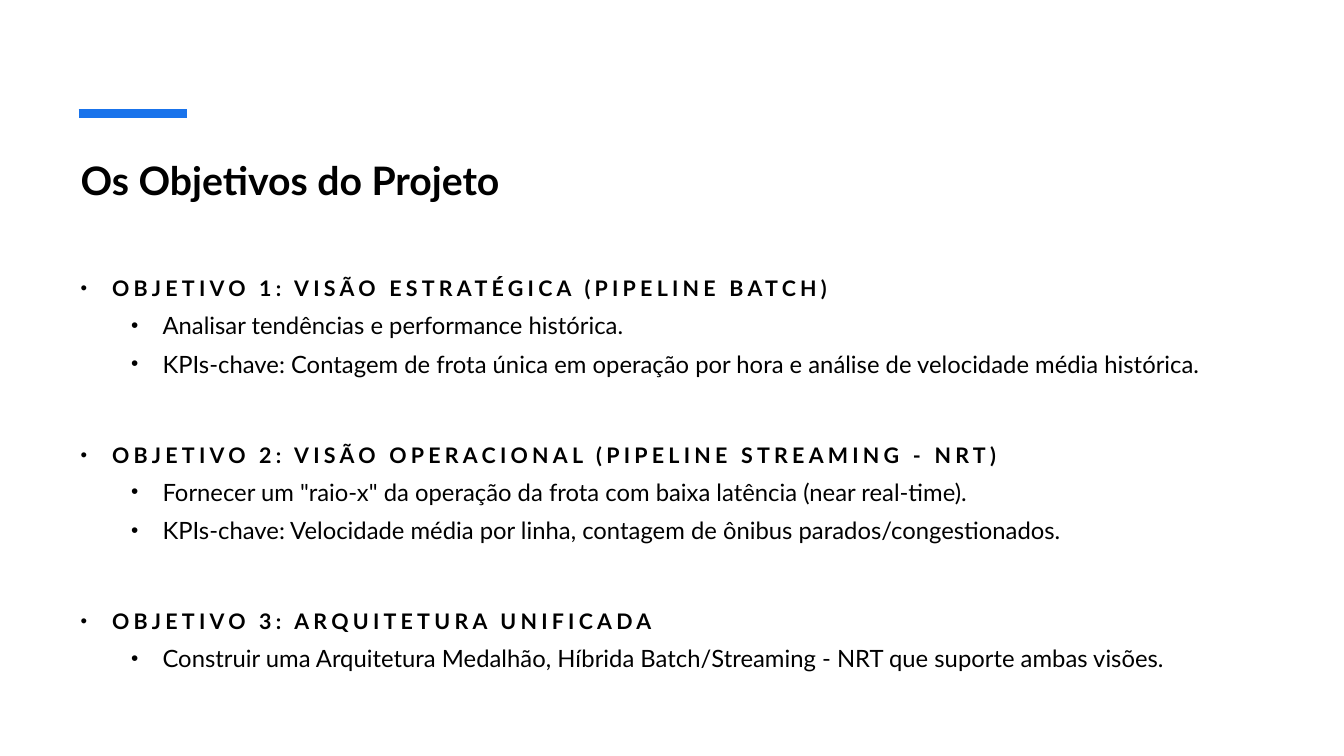
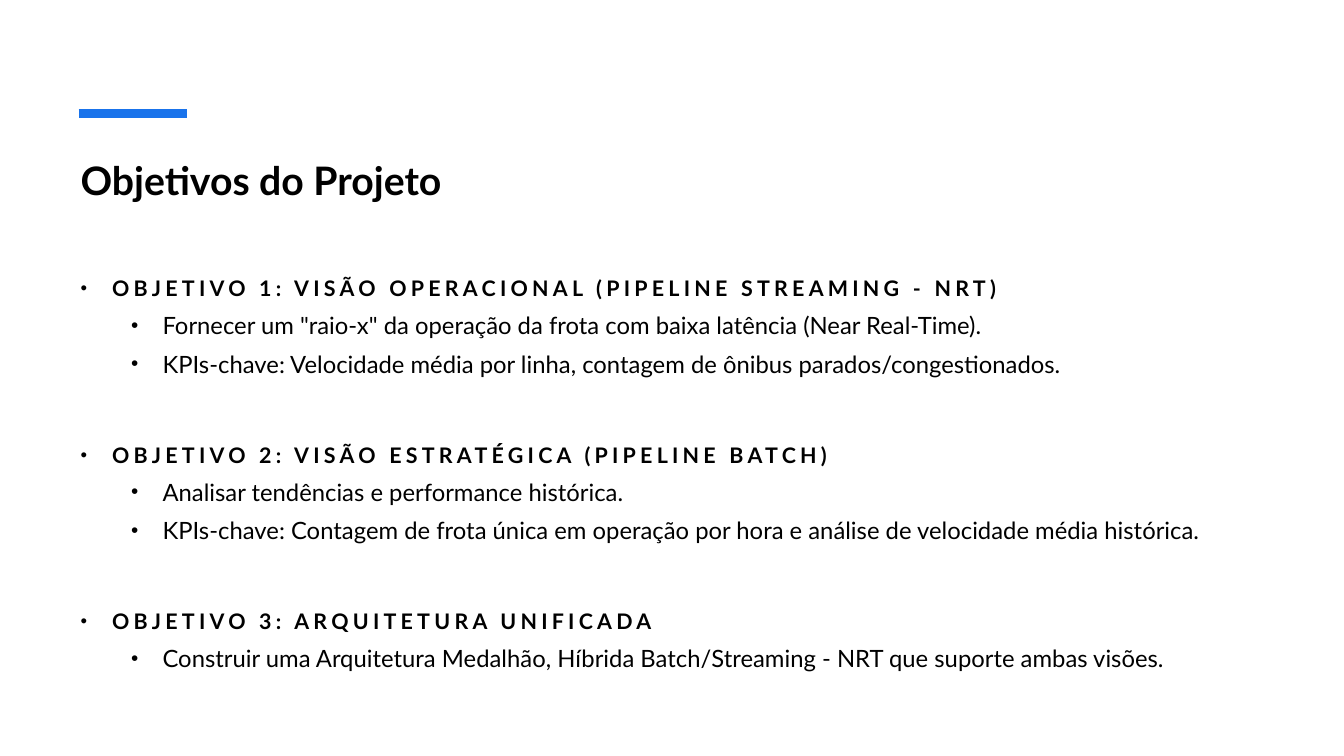
Before and after one commit to guilhermepepa/FIA-Projeto-Final, a slide deck: slide 4 of documentacoes/Apresentação_Projeto_Final.pptx (slide 3 before the commit). Drawn at 1344x756 pixels with LibreOffice and Linux fonts; fonts in the diff are those of the drawing. Boxes give left, top, right and bottom in pixels: in the first picture for what was removed or moved away, otherwise in the second. Text is boxed around its words. In the diff, an @@ line names an element or a change of style, - is before the commit and + after.

```diff
--- a/documentacoes/Apresentação_Projeto_Final.pptx
+++ b/documentacoes/Apresentação_Projeto_Final.pptx
@@ title at box(81, 166, 441, 202): text changed @@
-Os Objetivos do Projeto
+Objetivos do Projeto
@@ subtitle at box(112, 278, 1061, 463): text changed; size 15.3 to 17 pt; bold off @@
-• OBJETIVO 1: VISÃO ESTRATÉGICA (PIPELINE BATCH)
+• OBJETIVO 1: VISÃO OPERACIONAL (PIPELINE STREAMING - NRT)
+  • Fornecer um "raio-x" da operação da frota com baixa latência (Near Real-Time).
+  • KPIs-chave: Velocidade média por linha, contagem de ônibus parados/congestionados.
+• OBJETIVO 2: VISÃO ESTRATÉGICA (PIPELINE BATCH)
@@ subtitle at box(112, 444, 1061, 544): paragraphs removed @@
-• OBJETIVO 2: VISÃO OPERACIONAL (PIPELINE STREAMING - NRT)
-  • Fornecer um "raio-x" da operação da frota com baixa latência (near real-time).
-  • KPIs-chave: Velocidade média por linha, contagem de ônibus parados/congestionados.
```
Also in this commit, not shown: 9 other slides changed, 2 slides added, 1 slide removed, 2 other files.
